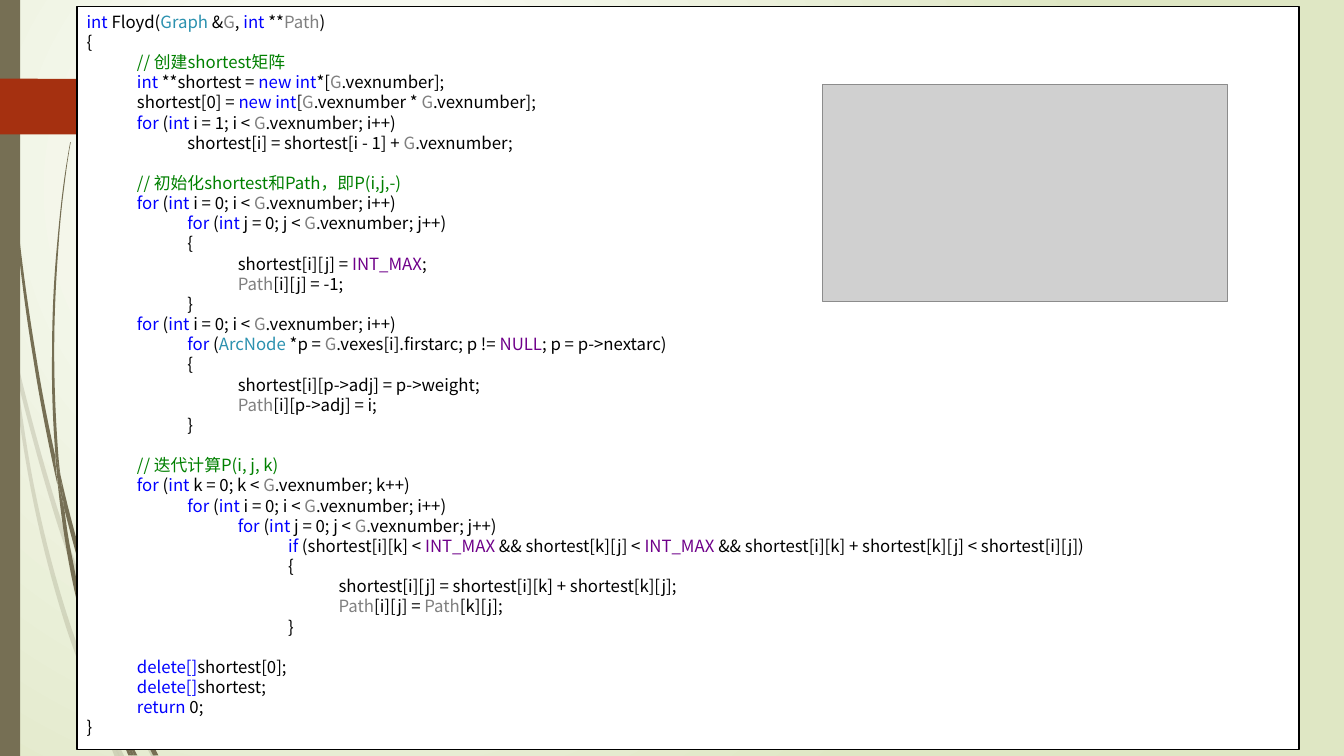
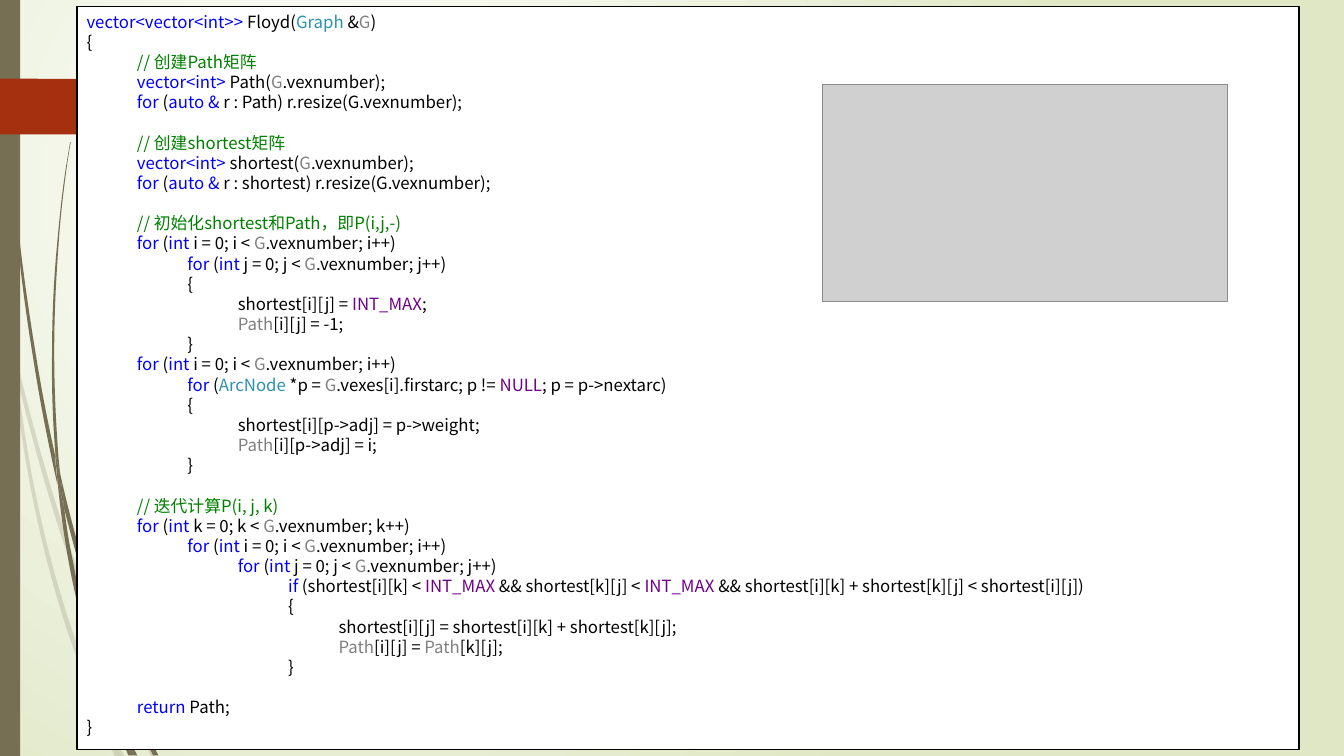
Before and after one commit to TeacherPeng/Datastruct, a slide deck: slide 109 of 教案/第07章 图.pptx. Drawn at 1344x756 pixels with LibreOffice and Linux fonts; fonts in the diff are those of the drawing; grey boxes stand for pictures. Boxes give left, top, right and bottom in pixels: in the first picture for what was removed or moved away, otherwise in the second. Text is boxed around its words. In the diff, an @@ line names an element or a change of style, - is before the commit and + after.

```diff
--- a/教案/第07章 图.pptx
+++ b/教案/第07章 图.pptx
@@ text in rectangle at (87, 14, 377, 32): text changed; text colour #000000 to #0000FF @@
-int Floyd(Graph &G, int **Path)
+vector<vector<int>> Floyd(Graph &G)
@@ text in rectangle at (137, 54, 462, 111): paragraphs added @@
+// 创建Path矩阵
+  vector<int> Path(G.vexnumber);
+  for (auto & r : Path) r.resize(G.vexnumber);
@@ text in rectangle at (137, 155, 490, 192): text changed @@
-  int **shortest = new int*[G.vexnumber];
-  shortest[0] = new int[G.vexnumber * G.vexnumber];
-  for (int i = 1; i < G.vexnumber; i++)
-  shortest[i] = shortest[i - 1] + G.vexnumber;
+  vector<int> shortest(G.vexnumber);
+  for (auto & r : shortest) r.resize(G.vexnumber);
@@ text in rectangle at (137, 699, 229, 716): text changed; text colour #000000 to #0000FF @@
-  delete[]shortest[0];
-  delete[]shortest;
-  return 0;
+  return Path;
```
Also in this commit, not shown: 1 other slide changed, 2 other files.
